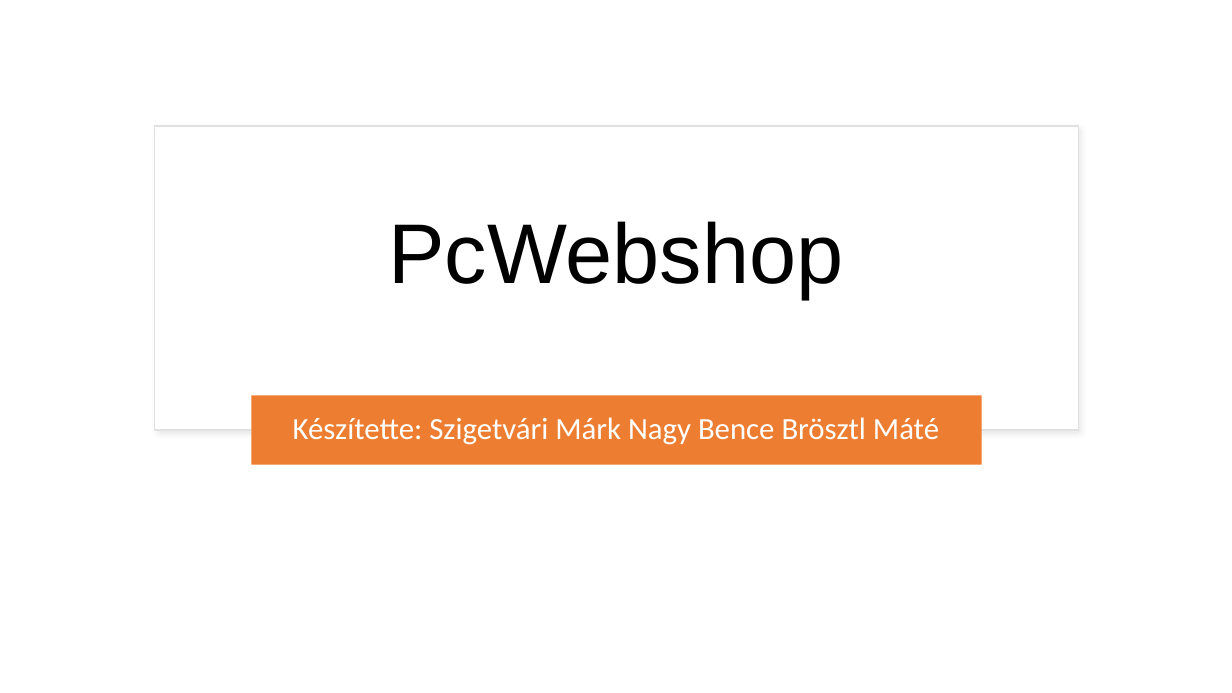
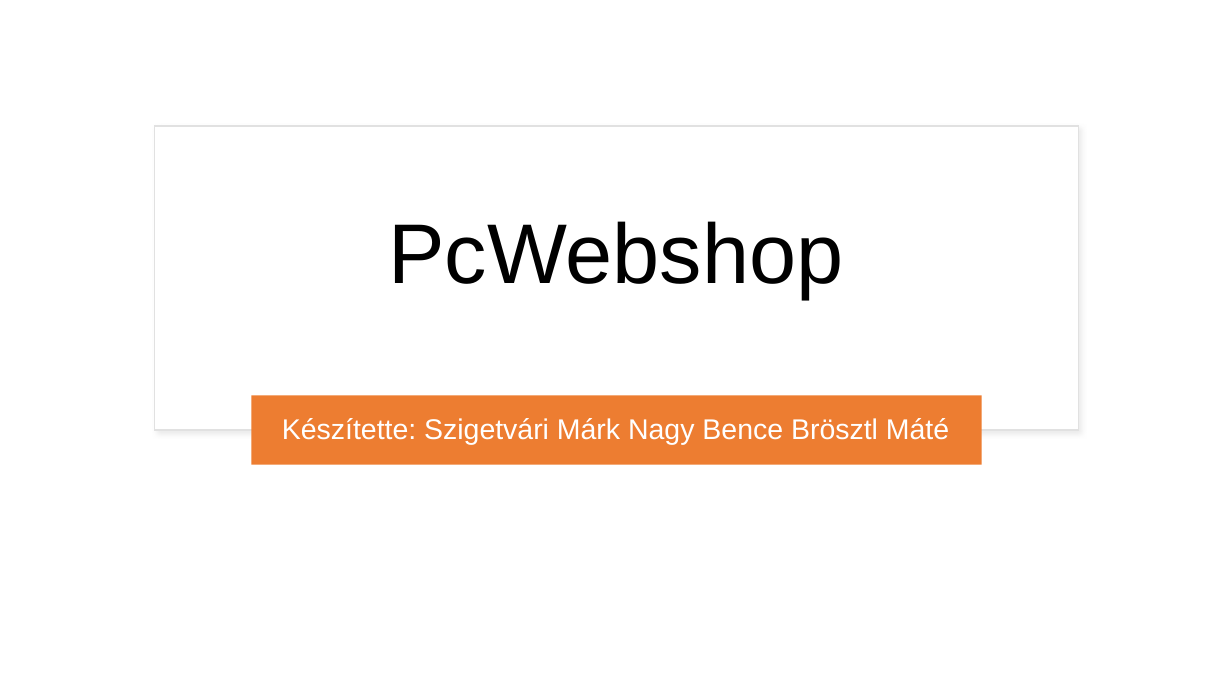
Before and after one commit to SzigetvariMark/pcweb, a slide deck: slide 1 of Bemutato.pptx. Drawn at 1232x693 pixels with LibreOffice and Linux fonts; fonts in the diff are those of the drawing. Boxes give left, top, right and bottom in pixels: in the first picture for what was removed or moved away, otherwise in the second. Text is boxed around its words. In the diff, an @@ line names an element or a change of style, - is before the commit and + after.

```diff
--- a/Bemutato.pptx
+++ b/Bemutato.pptx
@@ subtitle "Készítette: Szigetvári Márk Nagy Bence ..." at (x1=282, y1=418, x2=949, y2=444): size 24 to 22.2 pt, font Calibri to Arial @@
```
Also in this commit, not shown: 4 other slides changed, 8 slides added.
